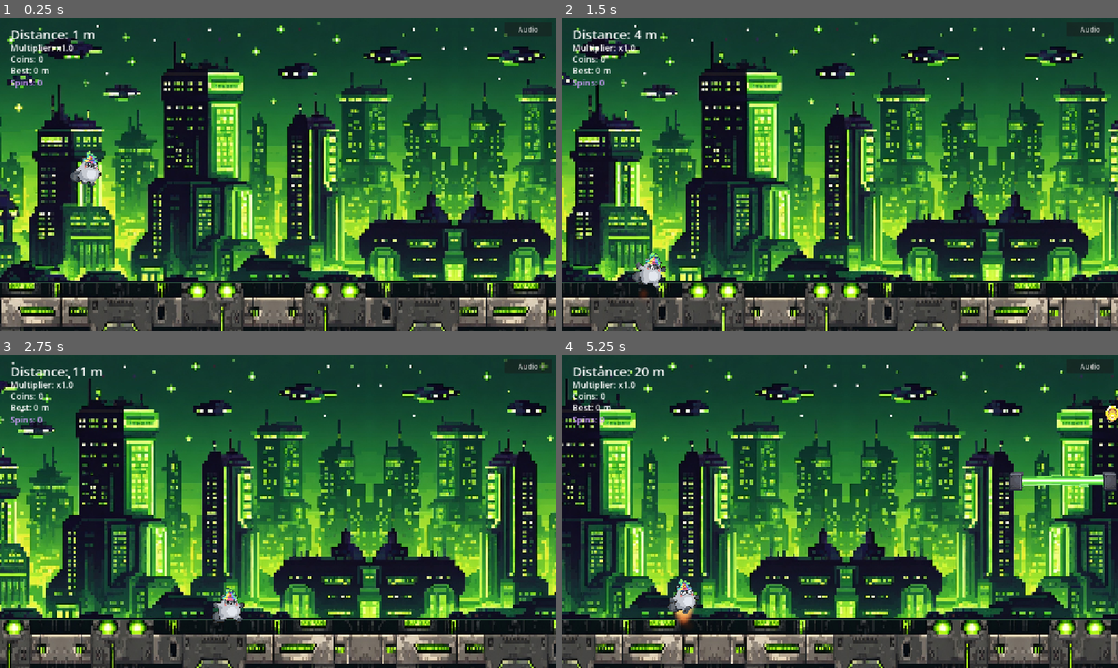
Above: before the commit, frames 1-4 (two rows, left to right).
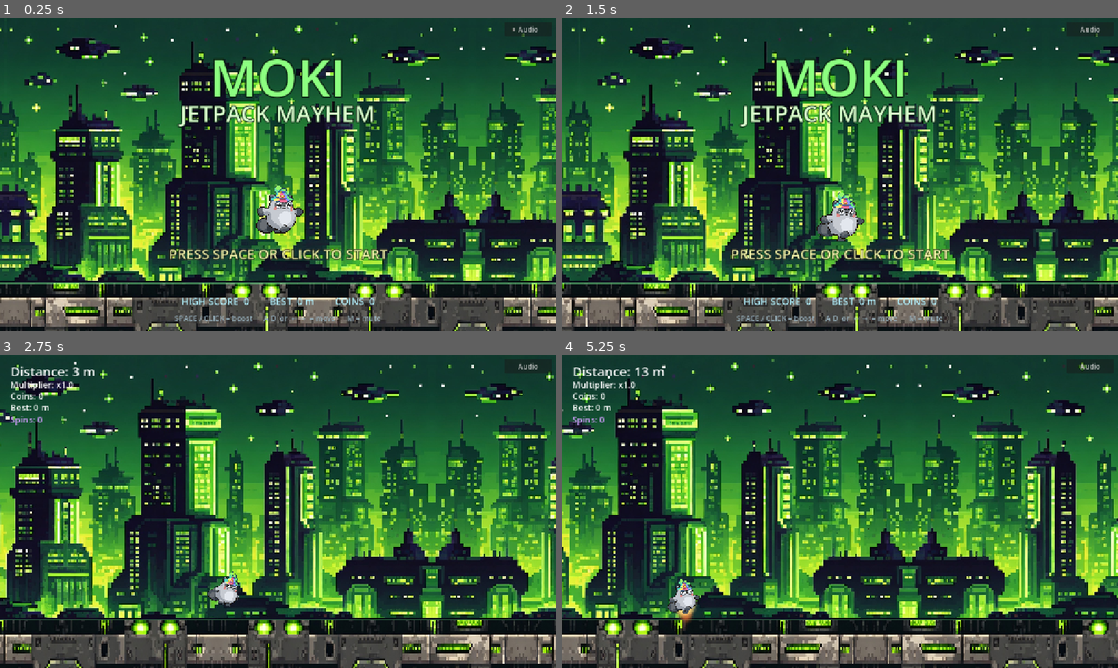
Above: after the commit, the same moments.

Repository: Camoku/moki-jetpack-mayhem
Game: Godot game, scene res://TitleScreen.tscn
Two runs of this game, one before a commit and one after it. Both use one fixed random seed, a clock stepped at 60 frames per second and the inputs below. Before the commit the project starts from res://Main.tscn. Sound files missing from this copy of the repository are replaced by a short silence.
Inputs:
- Up to frame 1 (0.25 s): no input
- Up to frame 2 (1.5 s): click "Audio" at 0.5 s; click "Resume (Esc)" at 1.25 s
- Up to frame 3 (2.75 s): tap Space (boost) at 2 s; hold D (move_right) from 2.03 s (still down); hold Space (boost) from 2.03 s (still down)
- Up to frame 4 (5.25 s): release D (move_right) at 2.75 s; release Space (boost) at 2.75 s; click "Audio" at 2.75 s; click "Resume (Esc)" at 3.5 s; hold A (move_left) 4.28-5.03 s; tap Space (boost) at 4.35 s; hold D (move_right) from 5.03 s (still down); hold Space (boost) from 5.03 s (still down); tap M at 5.1 s

The runs differ from the first frame. In frame 1, 56% of the frame differs, in the area x 0-100%, y 1-100%; in frame 2, 64%; in frame 3, 63%; in frame 4, 63%.

Commit message:
Add a start menu + "Exit to Title" in the pause menu
New TitleScreen.tscn/title_screen.gd: the boot scene now shows a start
menu reusing the city parallax (auto-scrolled), the Moki hovering, a neon
title, best-run stats, and a pulsing start prompt; any boost input drops
into a run and the music carries over seamlessly. Added an "Exit to Title"
button to the Esc settings menu (shown only mid-run).

Co-Authored-By: Claude Opus 4.8 <noreply@anthropic.com>

Diff:
--- /dev/null
+++ b/TitleScreen.tscn
@@ -0,0 +1,125 @@
+; ==========================================================
+;  TitleScreen.tscn - the start menu shown before a run
+; ==========================================================
+;  Reuses the in-game city parallax background (auto-scrolled), the Moki
+;  hovering on his jetpack flame, a neon title, live best-score stats and
+;  a pulsing "press to start" prompt. Any boost input loads Main.tscn.
+; ==========================================================
+[gd_scene load_steps=5 format=3]
+
+[ext_resource type="Script" path="res://title_screen.gd" id="1"]
+[ext_resource type="Texture2D" path="res://sprites/backgrounds/city_bg.png" id="2"]
+[ext_resource type="Texture2D" path="res://sprites/backgrounds/city_floor.png" id="3"]
+[ext_resource type="SpriteFrames" path="res://sprites/moki_frames.tres" id="4"]
+
+[node name="TitleScreen" type="Node2D"]
+script = ExtResource("1")
+
+[node name="Background" type="ParallaxBackground" parent="."]
+
+[node name="SpaceLayer" type="ParallaxLayer" parent="Background"]
+motion_scale = Vector2(0, 0)
+
+[node name="Space" type="ColorRect" parent="Background/SpaceLayer"]
+offset_left = -420.0
+offset_top = -300.0
+offset_right = 1720.0
+offset_bottom = 1020.0
+color = Color(0.02, 0.02, 0.06, 1)
+
+[node name="CityLayer" type="ParallaxLayer" parent="Background"]
+motion_scale = Vector2(0.4, 1)
+motion_mirroring = Vector2(2149.12, 0)
+
+[node name="City" type="Sprite2D" parent="Background/CityLayer"]
+texture_filter = 1
+scale = Vector2(0.92, 0.92)
+texture = ExtResource("2")
+centered = false
+
+[node name="FloorTexLayer" type="ParallaxLayer" parent="Background"]
+motion_scale = Vector2(1, 0)
+motion_mirroring = Vector2(1401.6, 0)
+
+[node name="FloorTex" type="Sprite2D" parent="Background/FloorTexLayer"]
+texture_filter = 1
+position = Vector2(-1, 610)
+scale = Vector2(0.6004281, 1.1000003)
+texture = ExtResource("3")
+centered = false
+
+[node name="FloorEdgeLayer" type="ParallaxLayer" parent="Background"]
+motion_scale = Vector2(0, 0)
+
+[node name="FloorEdge" type="ColorRect" parent="Background/FloorEdgeLayer"]
+offset_left = -95.0
+offset_top = 608.0
+offset_right = 1385.0
+offset_bottom = 612.0
+color = Color(0.45, 0.9, 0.55, 0.5)
+
+[node name="Moki" type="AnimatedSprite2D" parent="."]
+texture_filter = 1
+position = Vector2(640, 436)
+scale = Vector2(1.7, 1.7)
+sprite_frames = ExtResource("4")
+animation = &"boost"
+offset = Vector2(0, -12)
+
+[node name="UI" type="CanvasLayer" parent="."]
+
+[node name="Title" type="Label" parent="UI"]
+anchor_right = 1.0
+offset_top = 54.0
+offset_bottom = 190.0
+theme_override_colors/font_color = Color(0.55, 1, 0.5, 1)
+theme_override_colors/font_outline_color = Color(0.03, 0.12, 0.06, 1)
+theme_override_constants/outline_size = 12
+theme_override_font_sizes/font_size = 118
+text = "MOKI"
+horizontal_alignment = 1
+vertical_alignment = 1
+
+[node name="Subtitle" type="Label" parent="UI"]
+anchor_right = 1.0
+offset_top = 182.0
+offset_bottom = 256.0
+theme_override_colors/font_color = Color(0.85, 1, 0.8, 1)
+theme_override_colors/font_outline_color = Color(0.03, 0.12, 0.06, 1)
+theme_override_constants/outline_size = 8
+theme_override_font_sizes/font_size = 52
+text = "JETPACK MAYHEM"
+horizontal_alignment = 1
+vertical_alignment = 1
+
+[node name="Prompt" type="Label" parent="UI"]
+anchor_right = 1.0
+offset_top = 520.0
+offset_bottom = 560.0
+theme_override_colors/font_color = Color(1, 1, 0.7, 1)
+theme_override_colors/font_outline_color = Color(0.05, 0.05, 0.02, 1)
+theme_override_constants/outline_size = 6
+theme_override_font_sizes/font_size = 32
+text = "PRESS SPACE OR CLICK TO START"
+horizontal_alignment = 1
+vertical_alignment = 1
+
+[node name="Stats" type="Label" parent="UI"]
+anchor_right = 1.0
+offset_top = 636.0
+offset_bottom = 668.0
+theme_override_colors/font_color = Color(0.7, 0.95, 1, 1)
+theme_override_font_sizes/font_size = 22
+text = ""
+horizontal_alignment = 1
+vertical_alignment = 1
+
+[node name="Controls" type="Label" parent="UI"]
+anchor_right = 1.0
+offset_top = 676.0
+offset_bottom = 704.0
+theme_override_colors/font_color = Color(0.6, 0.7, 0.75, 1)
+theme_override_font_sizes/font_size = 17
+text = "SPACE / CLICK = boost      A D  or  ← →  = move      M = mute"
+horizontal_alignment = 1
+vertical_alignment = 1
--- a/project.godot
+++ b/project.godot
@@ -11,7 +11,7 @@
 [application]
 
 config/name="Moki Jetpack Mayhem"
-run/main_scene="res://Main.tscn"
+run/main_scene="res://TitleScreen.tscn"
 config/features=PackedStringArray("4.6", "Forward Plus")
 
 [autoload]
--- a/settings_menu.gd
+++ b/settings_menu.gd
@@ -14,6 +14,7 @@
 var _sliders: Dictionary = {}    # bus name -> HSlider
 var _pcts: Dictionary = {}       # bus name -> Label
 var _mute_btn: Button
+var _exit_btn: Button            # "Exit to Title" - only shown during a run
 
 
 func _ready() -> void:
@@ -94,6 +95,12 @@
 	resume.pressed.connect(close)
 	vb.add_child(resume)
 
+	_exit_btn = Button.new()
+	_exit_btn.text = "Exit to Title"
+	_exit_btn.focus_mode = Control.FOCUS_NONE
+	_exit_btn.pressed.connect(_on_exit)
+	vb.add_child(_exit_btn)
+
 
 # One labelled volume row: "Master  [=====slider=====]  80%"
 func _add_slider(parent: VBoxContainer, bus: String) -> void:
@@ -134,6 +141,18 @@
 	_refresh_mute()
 
 
+# Abandon the current run and go back to the start menu.
+func _on_exit() -> void:
+	Audio.play("select")
+	close()                                              # unpauses the tree
+	get_tree().change_scene_to_file("res://TitleScreen.tscn")
+
+
+# We're "in a run" if the gameplay spawner exists (it isn't on the title screen).
+func _in_run() -> bool:
+	return get_tree().get_first_node_in_group("spawner") != null
+
+
 func _refresh_mute() -> void:
 	_mute_btn.text = "Muted: ON" if Audio.muted else "Muted: off"
 
@@ -161,6 +180,7 @@
 		return
 	_open = true
 	_menu_root.visible = true
+	_exit_btn.visible = _in_run()   # only offer "Exit to Title" mid-run
 	_refresh()
 	get_tree().paused = true
 	Audio.play("select")
--- /dev/null
+++ b/title_screen.gd
@@ -0,0 +1,51 @@
+# ==========================================================
+#  title_screen.gd - the start menu
+# ==========================================================
+#  Auto-scrolls the city parallax, bobs the Moki on his jet flame, pulses
+#  the "start" prompt, and shows the best-run stats. Press boost (Space or
+#  click) to drop into a run. The Audio autoload's corner button + Esc menu
+#  ride along on top, and the music carries straight into the game.
+# ==========================================================
+extends Node2D
+
+const MAIN_SCENE := "res://Main.tscn"
+const SCROLL_SPEED := 130.0   # how fast the city drifts by
+
+var _t: float = 0.0
+var _moki_y: float = 0.0
+var _started: bool = false
+
+@onready var bg: ParallaxBackground = $Background
+@onready var moki: AnimatedSprite2D = $Moki
+@onready var prompt: Label = $UI/Prompt
+@onready var stats: Label = $UI/Stats
+
+
+func _ready() -> void:
+	Audio.start_music()            # carries seamlessly into the run
+	moki.play("boost")
+	_moki_y = moki.position.y
+	stats.text = "HIGH SCORE  %d        BEST  %d m        COINS  %d" % [
+		GameState.high_score, GameState.best_distance, GameState.coins]
+
+
+func _process(delta: float) -> void:
+	_t += delta
+	# Drift the city by (increasing scroll_offset = parallax moves left, like flying).
+	bg.scroll_offset.x += SCROLL_SPEED * delta
+	# Bob + gently tilt the hovering Moki.
+	moki.position.y = _moki_y + sin(_t * 2.0) * 16.0
+	moki.rotation = sin(_t * 2.0) * 0.06
+	# Pulse the start prompt.
+	prompt.modulate.a = 0.45 + 0.55 * (0.5 + 0.5 * sin(_t * 3.0))
+
+
+# Any boost input starts the run. Using _unhandled_input means clicks on the
+# corner Audio button (which the button consumes) don't accidentally start.
+func _unhandled_input(event: InputEvent) -> void:
+	if _started:
+		return
+	if event.is_action_pressed("boost"):
+		_started = true
+		Audio.play("select")
+		get_tree().change_scene_to_file(MAIN_SCENE)
Not shown, added: title_screen.gd.uid
